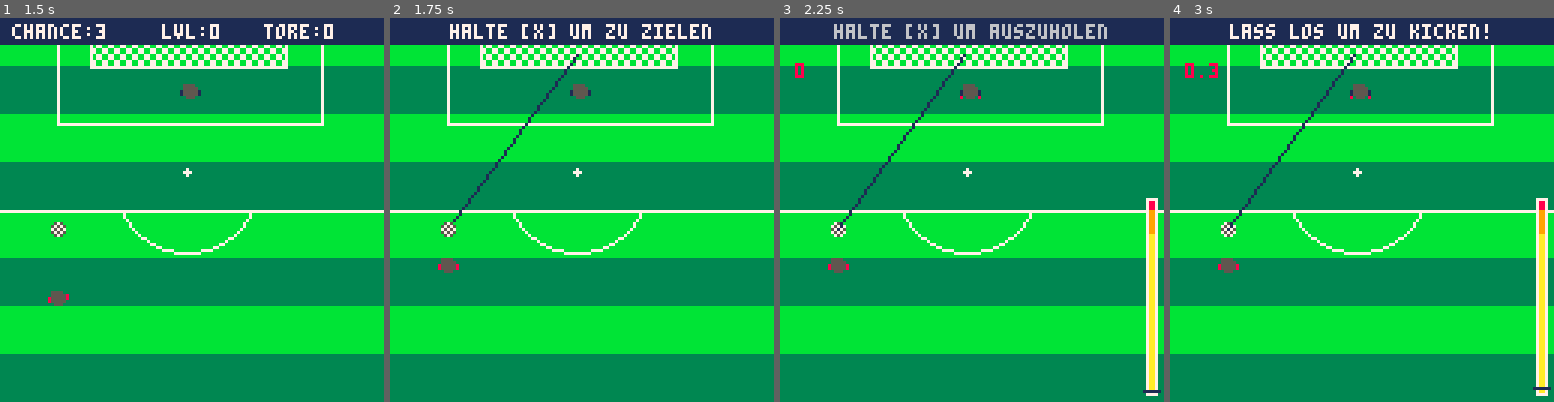
Above: before the commit, frames 1-4 (left to right).
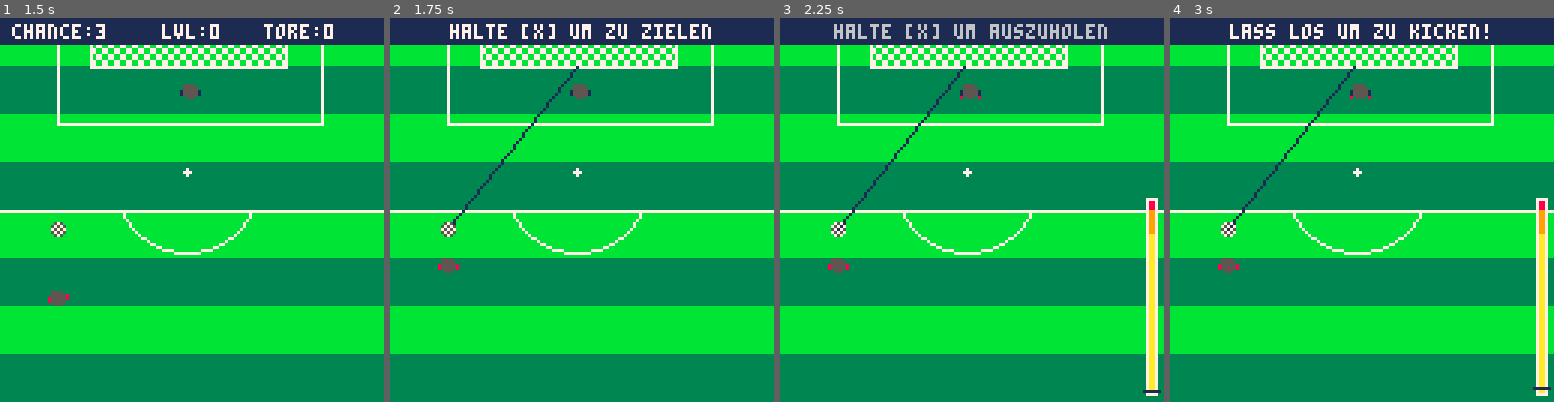
Above: after the commit, the same moments.

Repository: zothynine/torchance
Game: PICO-8 cartridge torchance.p8
Two runs of this game, one before a commit and one after it. Both use one fixed random seed, a clock stepped at 60 frames per second and the inputs below.
Inputs:
- Up to frame 1 (1.5 s): tap X (X key) at 0.33, 1.07 s; tap O (Z key) at 0.7 s
- Up to frame 2 (1.75 s): tap O (Z key) at 1.7 s
- Up to frame 3 (2.25 s): tap X (X key) at 1.85 s; tap O (Z key) at 2.1 s
- Up to frame 4 (3 s): tap O (Z key) at 2.5, 2.9 s; tap X (X key) at 2.97 s

Frame 1 is identical in both runs. In frame 2, 0.6% of the frame differs, in the area x 16-50%, y 9-54%; in frame 3, 0.6%; in frame 4, 0.7%, in the area x 3-49%, y 9-54%.

Commit message:
Detect pole shot

Diff:
--- a/torchance.p8
+++ b/torchance.p8
@@ -7,9 +7,6 @@
 --todo:
 --		- score
 --	 -	kick screen
---    - goal or miss logic
---    - goal or miss painting
---    - kicking animation
 --				- ?bigger bar on start
 --				- random goalie actions
 
@@ -37,7 +34,30 @@
 	end
 end
 
-function reactions()
+function move_ball(down)
+ ball.speed = kicking.stren/10
+ _velx = ball.speed * cos(ball.ang)
+	_vely = ball.speed * sin(ball.ang)
+
+ if shot.done and not shot.missed then
+ 	if _velx < 0
+ 				and ball.x-ball.r <= 31 then
+ 				_velx = 0
+ 	elseif _velx < 0
+ 								and ball.x+ball.r >= 89 then
+ 				_velx = 0
+ 	end
+ end
+
+ if down then
+ 	_vely *= -1
+ end
+
+ ball.x += _velx
+ ball.y += _vely
+end
+
+function goalie_reactions()
 	local _gxf = flr(goalie.x)
 	local _axf = flr(aiming.x)
 
@@ -216,6 +236,7 @@
 
 	if aiming.ended then
 		fresh = true
+		ball.ang = atan2(aiming.x-ball.x, ball.miny-ball.y)
 		mode = "kick"
 	end
 
@@ -309,15 +330,12 @@
 			player.y -= 1
 
 		elseif ball.y > ball.miny
-									and kicking.stren > -1 then
-
-			local ballspeed = kicking.stren/10
+									and kicking.stren > -1
+									and not shot.done then
+
 			player.fixed = true
-			ball.ang = atan2(aiming.x-ball.x, ball.miny-ball.y)
-			ball.x = ball.x + ballspeed * cos(ball.ang)
-			ball.y = ball.y + ballspeed * sin(ball.ang)
-
-			reactions()
+			move_ball(false)
+			goalie_reactions()
 			check_catch()
 
 			if (ball.y < ball.miny) ball.y = ball.miny
@@ -327,18 +345,22 @@
 			--after kicking
 			--find out if catched or missed
 			aiming.draw = false
-			if ball.y < 16 then
-
-				if ball.x == 30
-							or ball.x == 95 then
+			if ball.y <= 16 and not shot.done then
+				shot.done = true
+
+				if (ball.x-ball.r <= gline.l
+								and ball.x+ball.r >= gline.l)
+							or (ball.x-ball.r <= gline.l
+											and ball.x+ball.r >= gline.r) then
 
 						shot.outside = false
 						shot.overshot = false
 						shot.pole = true
 						shot.missed = true
-
-				elseif ball.x < 28
-							or ball.x > 97 then
+						ball.speed = 2
+
+				elseif ball.x-ball.r+1 < gline.l
+							or ball.x+ball.r+1 > gline.r then
 
 						shot.outside = true
 						shot.overshot = false
@@ -350,6 +372,24 @@
 			--start hint timer
 			if timer.wait < 120 then
 				timer.wait+=1
+
+ 			--if shot.pole
+ 			--			and ball.speed > 0 then
+ 			--	ball.y += ball.speed
+ 			--	ball.speed -= 0.1
+ 			--end
+
+ 			if shot.pole then
+ 				move_ball(true)
+ 			else
+ 				if shot.missed then
+ 					ball.miny = 0
+ 				end
+ 				if ball.y >= ball.miny then
+ 					move_ball(false)
+ 				end
+ 			end
+
 			else
 				timer.wait=0
 				--update game mode
@@ -441,9 +481,6 @@
 	--draw goalie skill pointers
 	pset(goalie.x-goalielvl,goalie.y+4,8)
 	pset(goalie.x+6+goalielvl,goalie.y+4,8)
-
-	--debug
-	print(kicking.stren,5,15,8)
 end
 
 -->8
@@ -510,6 +547,12 @@
 	xdown = false
 	fresh = true
 
+	gline = {
+ 	y=16,
+ 	l=30,
+ 	r=95
+	}
+
 	timer = {
 		frames = 0,
 		wait = 0
@@ -550,11 +593,11 @@
 
 	ball = {
 		r = 2,
-		miny = 12,
+		miny = 16,
 		x = mid(6,flr(rnd(110)),110),
-		dx = 1,
 		y = 130,
 		ty = 60+flr(rnd(50)),
+		speed = 0,
 		inplace = false,
 		col = 0x57,
 		bigp = 0b0011001111001100,
